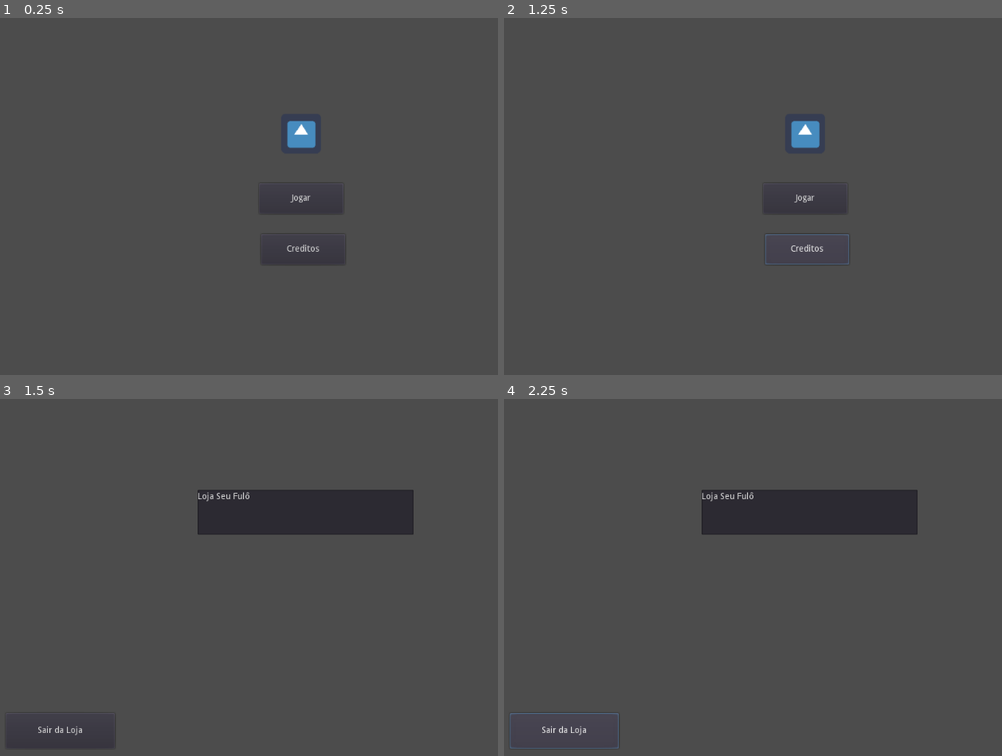
Above: before the commit, frames 1-4 (two rows, left to right).
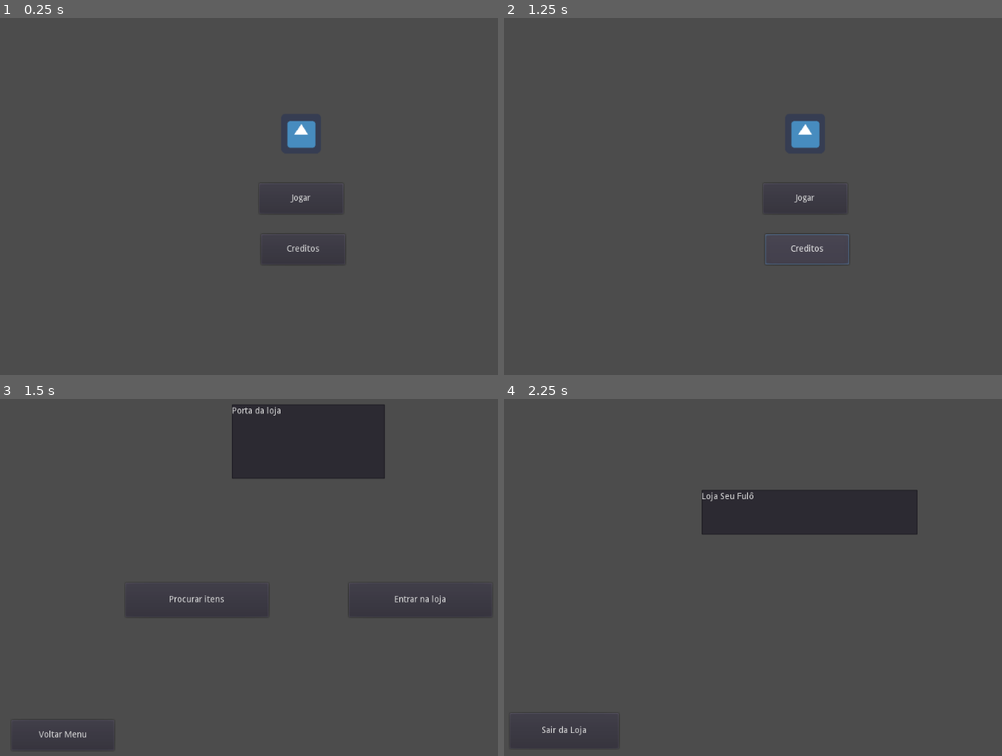
Above: after the commit, the same moments.

Repository: projeto-sertao-mundo/venda
Game: Godot game, scene res://scenes/menu.tscn
The game is run twice, just before and just after one commit, with the same random seed, the same clock (stepped at 60 frames per second) and the same inputs. The engine's default icon, where the game draws it, is replaced by a stand-in: a white triangle on a blue panel in a dark square.
Inputs:
- Up to frame 1 (0.25 s): no input
- Up to frame 2 (1.25 s): click "Creditos" at 0.5 s
- Up to frame 3 (1.5 s): click "Jogar" at 1.25 s
- Up to frame 4 (2.25 s): click "Sair da Loja" (after the commit: "Entrar na loja") at 2 s

Frames 1-2 are identical in both runs. In frame 3, 12% of the frame differs, in the area x 7-90%, y 1-95%; in frame 4, 0.1%.

Commit message:
feat: criado navegação entre telas

Diff:
--- a/game/project.godot
+++ b/game/project.godot
@@ -19,6 +19,13 @@
 run/main_scene="res://scenes/menu.tscn"
 config/icon="res://icon.png"
 
+[display]
+
+window/size/fullscreen=true
+window/vsync/use_vsync=false
+window/stretch/mode="viewport"
+window/stretch/aspect="keep"
+
 [input]
 
 click_left={
--- a/game/scenes/level-01.tscn
+++ b/game/scenes/level-01.tscn
@@ -1,6 +1,7 @@
-[gd_scene load_steps=2 format=2]
+[gd_scene load_steps=3 format=2]
 
 [ext_resource path="res://images/Skills.png" type="Texture" id=1]
+[ext_resource path="res://scripts/button-actions.gd" type="Script" id=2]
 
 [node name="Node2D" type="Node2D"]
 
@@ -60,6 +61,8 @@
 margin_right = 182.0
 margin_bottom = 577.0
 text = "Voltar"
+script = ExtResource( 2 )
 __meta__ = {
 "_edit_use_anchors_": false
 }
+[connection signal="pressed" from="Button" to="Button" method="_on_BackLevelChoice_pressed"]
--- a/game/scenes/levels.tscn
+++ b/game/scenes/levels.tscn
@@ -1,4 +1,6 @@
-[gd_scene format=2]
+[gd_scene load_steps=2 format=2]
+
+[ext_resource path="res://scripts/button-actions.gd" type="Script" id=1]
 
 [node name="Node2D" type="Node2D"]
 
@@ -8,16 +10,18 @@
 margin_right = 249.0
 margin_bottom = 318.0
 text = "Level 1"
+script = ExtResource( 1 )
 __meta__ = {
 "_edit_use_anchors_": false
 }
 
 [node name="Button2" type="Button" parent="."]
-margin_left = 369.0
+margin_left = 370.335
 margin_top = 264.0
-margin_right = 505.0
+margin_right = 506.335
 margin_bottom = 315.0
 text = "Level 2"
+script = ExtResource( 1 )
 __meta__ = {
 "_edit_use_anchors_": false
 }
@@ -28,16 +32,22 @@
 margin_right = 820.0
 margin_bottom = 314.0
 text = "Level 3"
+script = ExtResource( 1 )
 __meta__ = {
 "_edit_use_anchors_": false
 }
 
 [node name="Button4" type="Button" parent="."]
 margin_left = 22.0
-margin_top = 529.0
+margin_top = 528.665
 margin_right = 158.0
-margin_bottom = 580.0
+margin_bottom = 579.665
 text = "Voltar"
+script = ExtResource( 1 )
 __meta__ = {
 "_edit_use_anchors_": false
 }
+[connection signal="pressed" from="Button" to="Button" method="_on_EnterLevel01_pressed"]
+[connection signal="pressed" from="Button2" to="Button2" method="_on_EnterLevel01_pressed"]
+[connection signal="pressed" from="Button3" to="Button" method="_on_EnterLevel01_pressed"]
+[connection signal="pressed" from="Button4" to="Button" method="_on_BackStoreOut_pressed"]
--- a/game/scenes/menu.tscn
+++ b/game/scenes/menu.tscn
@@ -2,7 +2,7 @@
 
 [ext_resource path="res://scripts/move1.gd" type="Script" id=1]
 [ext_resource path="res://icon.png" type="Texture" id=2]
-[ext_resource path="res://scripts/btn-playgame.gd" type="Script" id=3]
+[ext_resource path="res://scripts/button-actions.gd" type="Script" id=3]
 
 [sub_resource type="RectangleShape2D" id=1]
 extents = Vector2( 32.0167, 31.6132 )
@@ -39,4 +39,4 @@
 __meta__ = {
 "_edit_use_anchors_": false
 }
-[connection signal="pressed" from="BtnPlayGame" to="BtnPlayGame" method="_on_Button_pressed"]
+[connection signal="pressed" from="BtnPlayGame" to="BtnPlayGame" method="_on_PlayGame_pressed"]
--- a/game/scenes/store-out.tscn
+++ b/game/scenes/store-out.tscn
@@ -1,4 +1,6 @@
-[gd_scene format=2]
+[gd_scene load_steps=2 format=2]
+
+[ext_resource path="res://scripts/button-actions.gd" type="Script" id=1]
 
 [node name="Node2D" type="Node2D"]
 
@@ -18,6 +20,7 @@
 margin_right = 802.0
 margin_bottom = 367.0
 text = "Entrar na loja"
+script = ExtResource( 1 )
 __meta__ = {
 "_edit_use_anchors_": false
 }
@@ -28,6 +31,7 @@
 margin_right = 443.0
 margin_bottom = 367.0
 text = "Procurar itens"
+script = ExtResource( 1 )
 __meta__ = {
 "_edit_use_anchors_": false
 }
@@ -38,6 +42,10 @@
 margin_right = 195.0
 margin_bottom = 582.0
 text = "Voltar Menu"
+script = ExtResource( 1 )
 __meta__ = {
 "_edit_use_anchors_": false
 }
+[connection signal="pressed" from="Button" to="Button" method="_on_EnterStore_pressed"]
+[connection signal="pressed" from="Button2" to="Button" method="_on_EnterLevelChoice_pressed"]
+[connection signal="pressed" from="Button3" to="Button3" method="_on_BackMenu_pressed"]
--- a/game/scenes/store.tscn
+++ b/game/scenes/store.tscn
@@ -1,4 +1,6 @@
-[gd_scene format=2]
+[gd_scene load_steps=2 format=2]
+
+[ext_resource path="res://scripts/button-actions.gd" type="Script" id=1]
 
 [node name="Node2D" type="Node2D"]
 
@@ -18,6 +20,8 @@
 margin_right = 196.0
 margin_bottom = 579.0
 text = "Sair da Loja"
+script = ExtResource( 1 )
 __meta__ = {
 "_edit_use_anchors_": false
 }
+[connection signal="pressed" from="Button" to="Button" method="_on_BackStoreOut_pressed"]
--- a/game/scripts/btn-playgame.gd
+++ /dev/null
@@ -1,4 +0,0 @@
-extends Button
-
-func _on_Button_pressed():
-	get_tree().change_scene("res://scenes/store.tscn")
--- /dev/null
+++ b/game/scripts/button-actions.gd
@@ -0,0 +1,28 @@
+extends Button
+
+func _on_PlayGame_pressed():
+	get_tree().change_scene("res://scenes/store-out.tscn")
+
+func _on_BackMenu_pressed():
+	get_tree().change_scene("res://scenes/menu.tscn")
+	pass
+
+func _on_BackStoreOut_pressed():
+	get_tree().change_scene("res://scenes/store-out.tscn")
+	pass
+
+func _on_BackLevelChoice_pressed():
+	get_tree().change_scene("res://scenes/levels.tscn")
+	pass
+
+func _on_EnterStore_pressed():
+	get_tree().change_scene("res://scenes/store.tscn")
+	pass
+
+func _on_EnterLevelChoice_pressed():
+	get_tree().change_scene("res://scenes/levels.tscn")
+	pass
+
+func _on_EnterLevel01_pressed():
+	get_tree().change_scene("res://scenes/level-01.tscn")
+	pass
